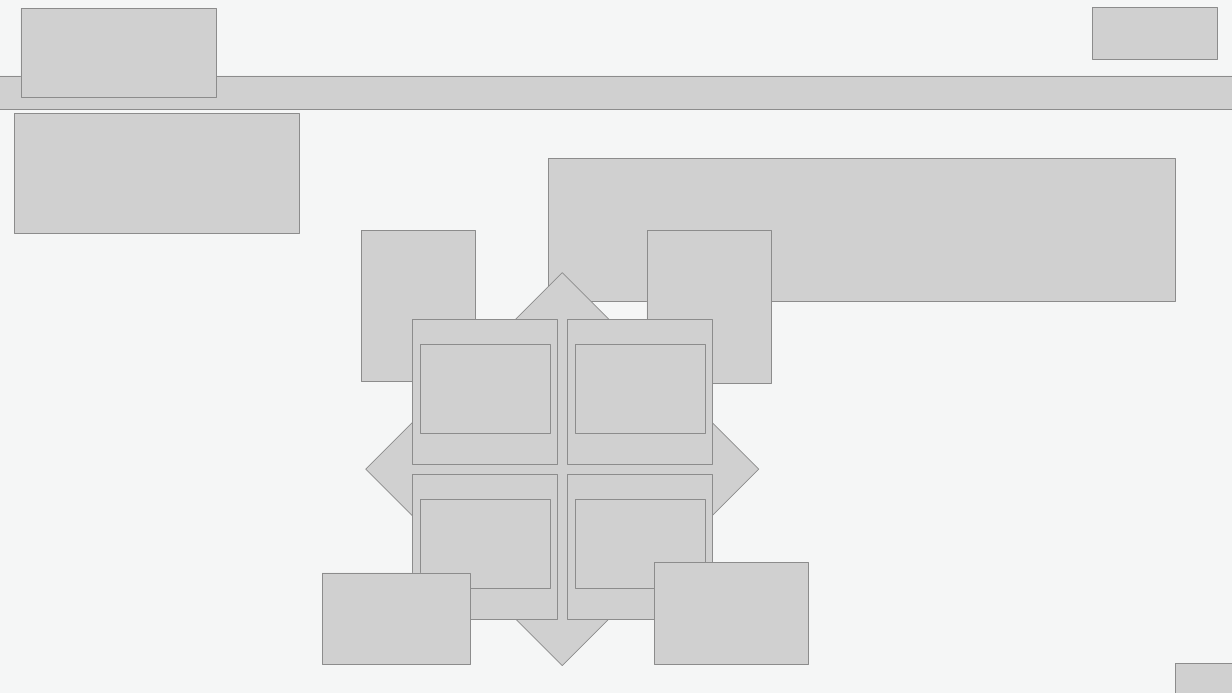
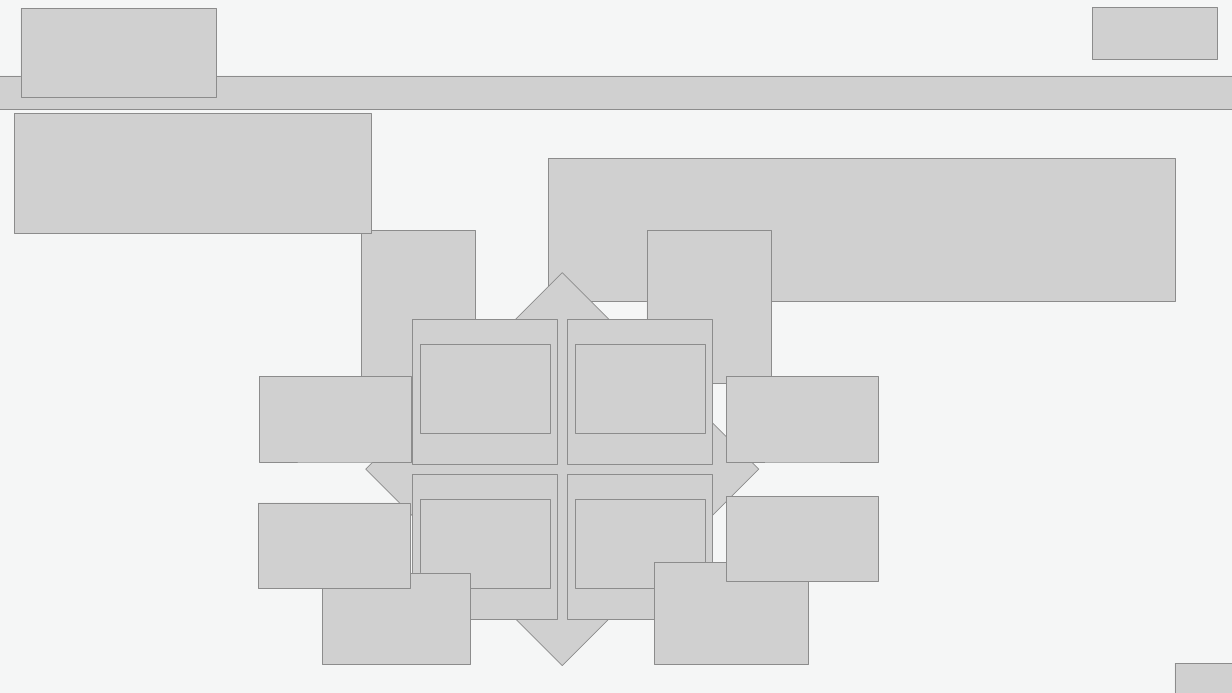
Before and after one commit to koposoftware/2021_4_cmkim, a slide deck: slide 6 of final_presentation.pptx (slide 7 before the commit). Drawn at 1232x693 pixels with LibreOffice and Linux fonts; fonts in the diff are those of the drawing; grey boxes stand for pictures. Boxes give left, top, right and bottom in pixels: in the first picture for what was removed or moved away, otherwise in the second. Text is boxed around its words. In the diff, an @@ line names an element or a change of style, - is before the commit and + after.

```diff
--- a/final_presentation.pptx
+++ b/final_presentation.pptx
@@ picture: place and size @@
-picture at bbox=[14, 114, 299, 233]
+picture at bbox=[14, 114, 371, 233]
@@ picture added at bbox=[259, 377, 411, 463] @@
@@ picture added at bbox=[726, 377, 878, 463] @@
@@ picture added at bbox=[258, 503, 410, 589] @@
@@ picture added at bbox=[726, 496, 878, 582] @@
```
Also in this commit, not shown: 2 other slides changed, 7 slides added, 4 slides removed, 1 other file.
